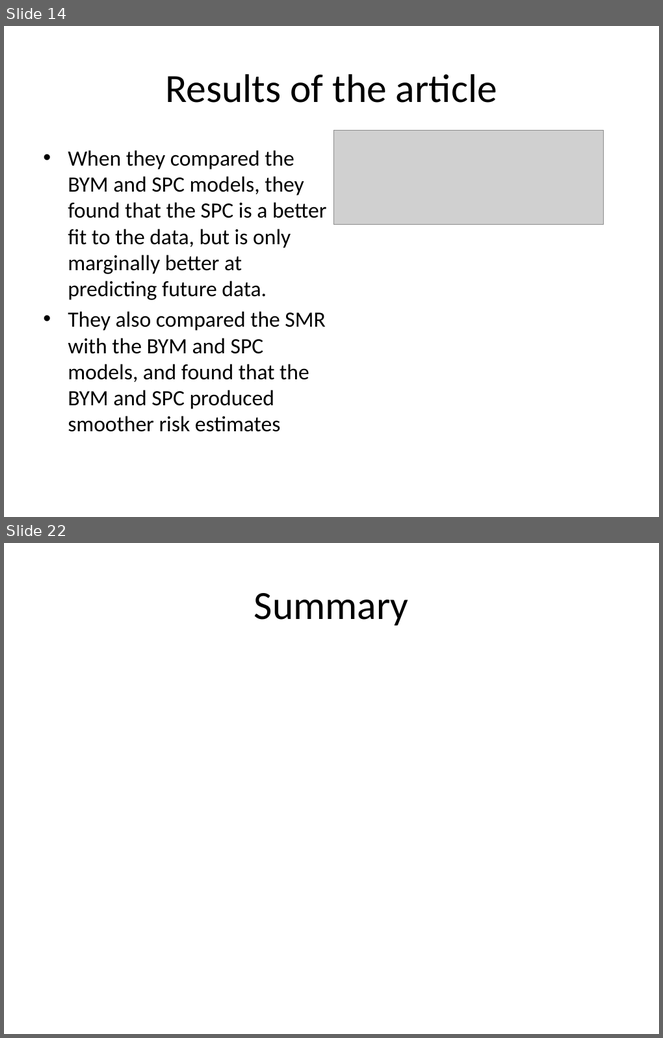
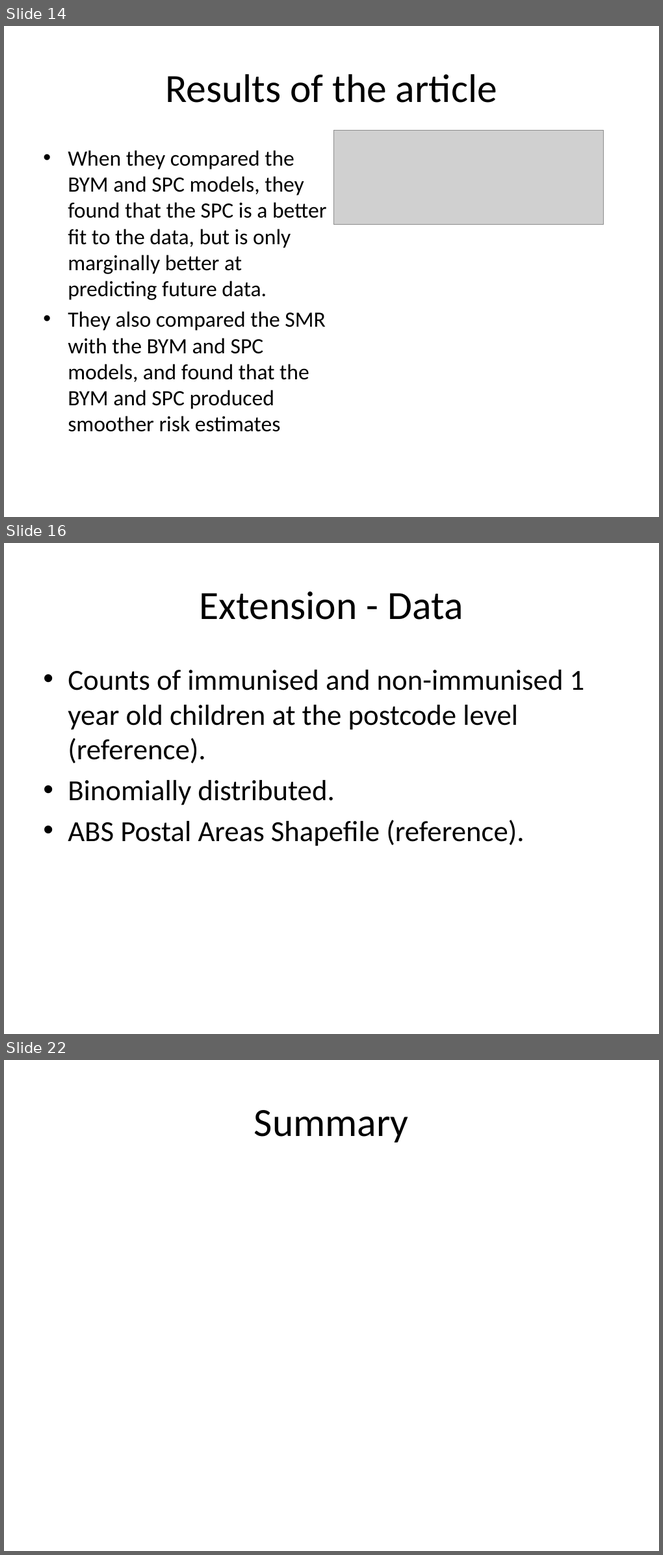
Before and after one commit to mertz2001/stat-inference, a slide deck: STAT3013 Project draft2.pptx. Shown one above the other, each under a label of ours: slides 14 and 22 before the commit, slides 14, 16 and 22 after it; the slides between them are not shown. The pictures are 663x1038 and 663x1555 pixels, drawn with LibreOffice and Linux fonts; fonts in the diff are those of the drawing; grey boxes stand for pictures. Boxes give left, top, right and bottom in pixels: in the first picture for what was removed or moved away, otherwise in the second. Text is boxed around its words. In the diff, an @@ line names an element or a change of style, - is before the commit and + after.

Commit message:
Making extension presentation

```diff
--- a/STAT3013 Project draft2.pptx
+++ b/STAT3013 Project draft2.pptx
@@ slide 16 added at (4, 543, 659, 1034), background #FFFFFF @@
@@ title added at (200, 591, 463, 620), 44 pt, text #000000 @@
+Extension - Data
@@ text added at (68, 670, 585, 847), 32 pt, text #000000 @@
+• Counts of immunised and non-immunised 1 year old children at the postcode level (reference).
+• Binomially distributed.
+• ABS Postal Areas Shapefile (reference).
```
Also in this commit, not shown: 1 slide changed, 7 other slides added, 6 slides removed, 11 other files.
